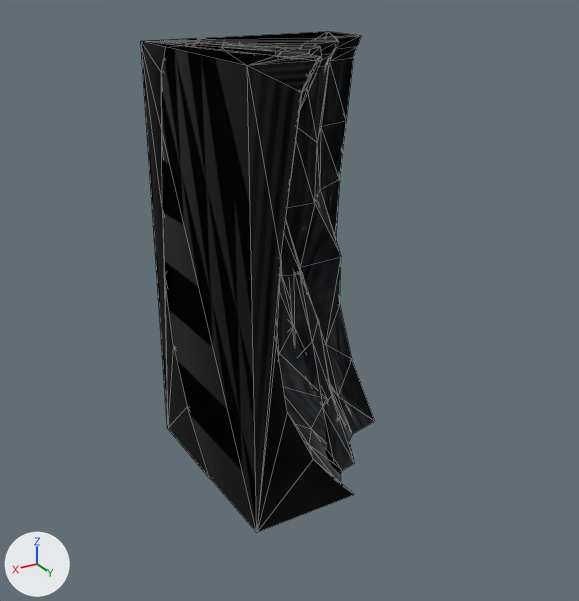
Renders of the glTF model assets/scenery/models/cave.glb from each side of a commit.
The view is the same before and after, from a 50 mm camera at (1.85, 3.04, 2.35) aimed at (0.05, 0.04, 0.85). The axes (+X, +Y, +Z) are drawn at lower left. The lights are the same throughout. The older version comes first. Mesh edges are drawn as thin lines. Where no turn or scale is listed for an object, it has been applied to the vertices.

Names of what the first picture shows: 'CaveCornerConcave1', 'CaveCornerConcave2', 'CaveCornerConvex', 'CaveStalagmite', 'CaveWallStraight1', 'CaveWallStraight2'.
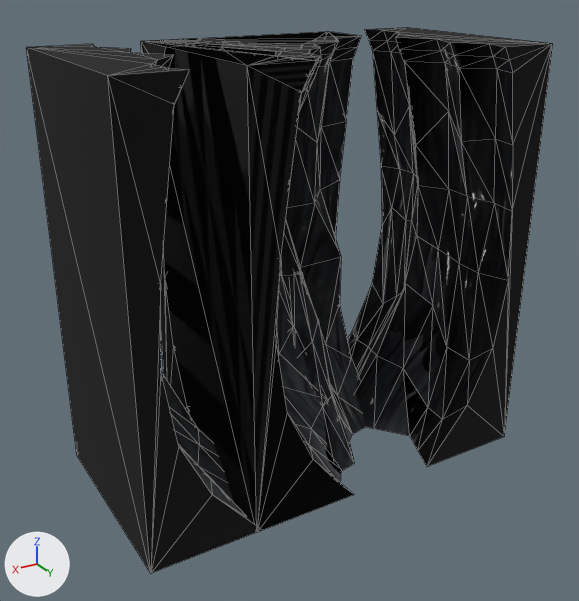
Changed parts and their boxes [x1, y1, x2, y2] in the pictures (579 x 601 px):
'CaveEntrance', added: after [26, 27, 553, 573]
    faces in mat_black (black #000000): [26, 27, 553, 573]
    faces in mat_cavewall: [152, 30, 513, 525]
'CaveCornerConvex', unchanged, covered by the edit: before [144, 39, 210, 478]; after [144, 39, 205, 417]

Edits to the bpy script that builds the scene:
```text
Add me_cube_003:
    me_cube_003.from_pydata(...)  # 170 vertices, 314 faces; spans x -0.5..1.5, y -0.5..0.5, z 0.0..2.0
    # faces by material slot: [256, 58]
    me_cube_003.materials.append(mat_cavewall)
    me_cube_003.materials.append(mat_black)  # black #000000
Add ob_caveentrance:
    ob_caveentrance = bpy.data.objects.new('CaveEntrance', me_cube_003)
    ob_caveentrance.location = (-0.5, 0.0, 0.0)
```
